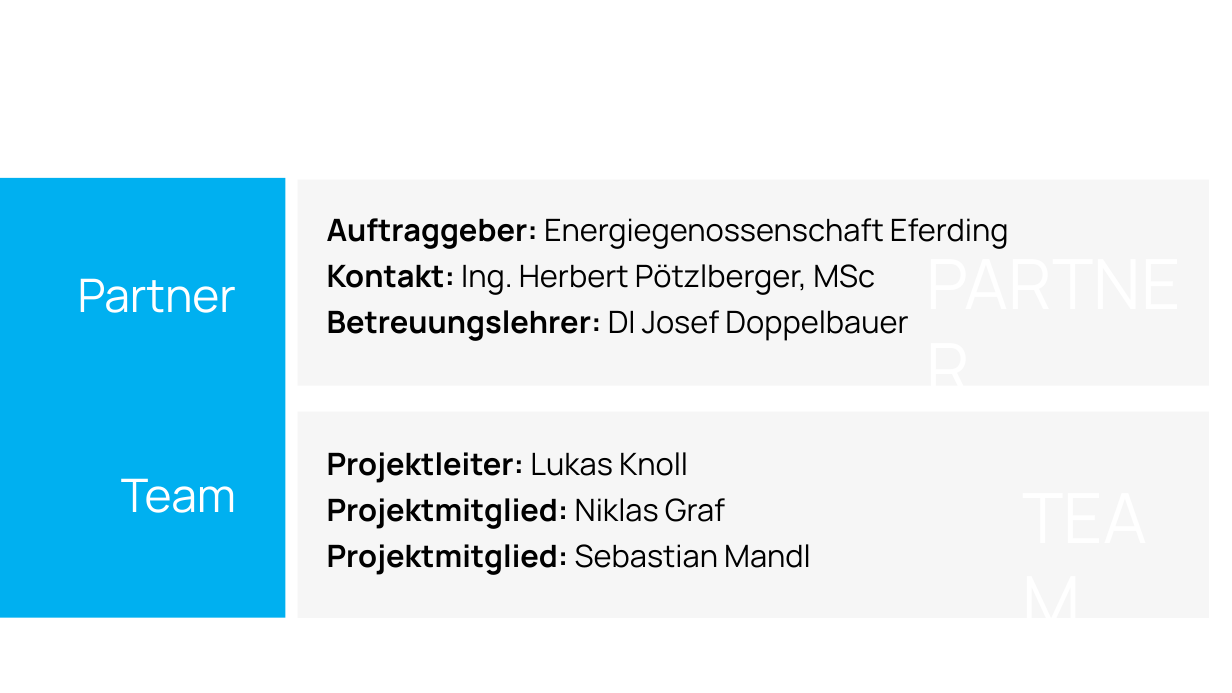
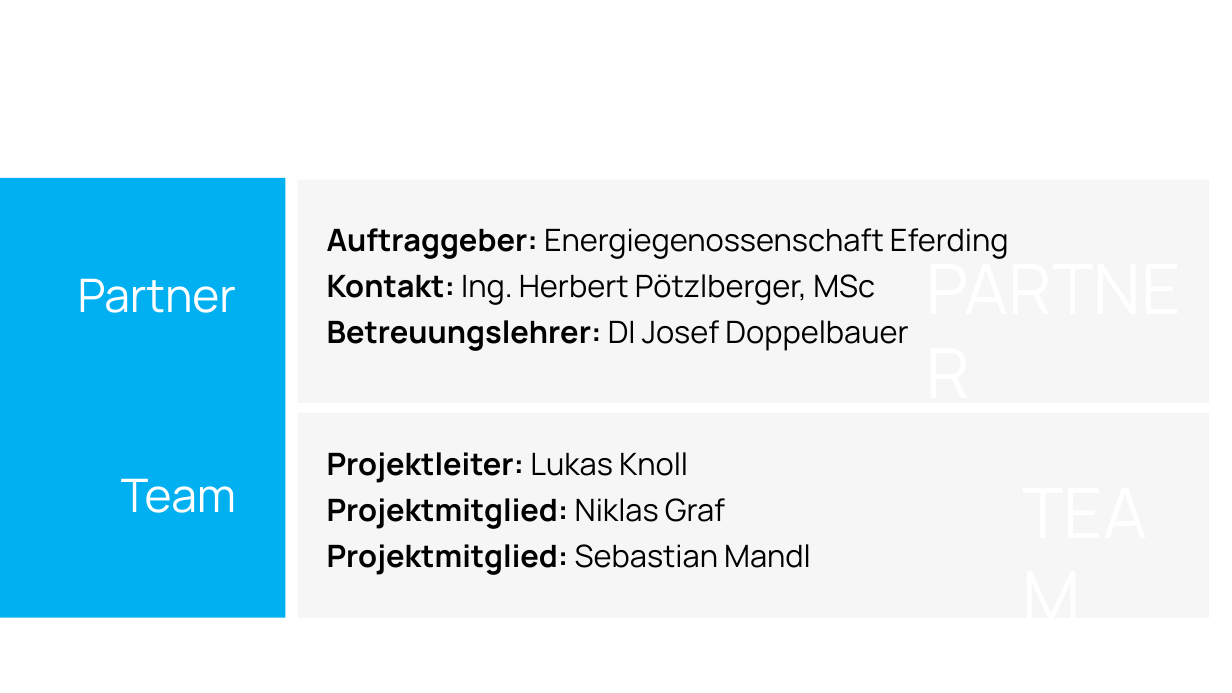
Before and after one commit to SebastianMandl/AEMS, a slide deck: slide 2 of Planung/Praesentationen/Praesentation_Firmentag.pptx. Drawn at 1232x693 pixels with LibreOffice and Linux fonts; fonts in the diff are those of the drawing; background and template pictures are left out. Boxes give left, top, right and bottom in pixels: in the first picture for what was removed or moved away, otherwise in the second. Text is boxed around its words. In the diff, an @@ line names an element or a change of style, - is before the commit and + after.

```diff
--- a/Planung/Praesentationen/Praesentation_Firmentag.pptx
+++ b/Planung/Praesentationen/Praesentation_Firmentag.pptx
@@ rectangle resized from (x1=298, y1=179, x2=1209, y2=385) to (x1=298, y1=179, x2=1209, y2=403) @@
@@ text "Auftraggeber: Energiegenossenschaft Eferding" moved from (x1=327, y1=218, x2=1009, y2=341) to (x1=327, y1=228, x2=1009, y2=351) @@
@@ text "PARTNER" moved from (x1=918, y1=236, x2=1216, y2=329) to (x1=918, y1=241, x2=1216, y2=335) @@
```
Also in this commit, not shown: 2 other slides changed, 3 other files.
